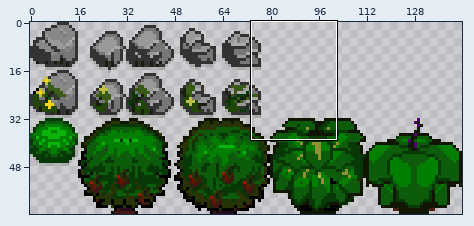
Pixel-art file, stored at img/terrain2.ase. The picture above shows the old version from afar; the outline marks the close-up.
Close-up. First the earlier version:
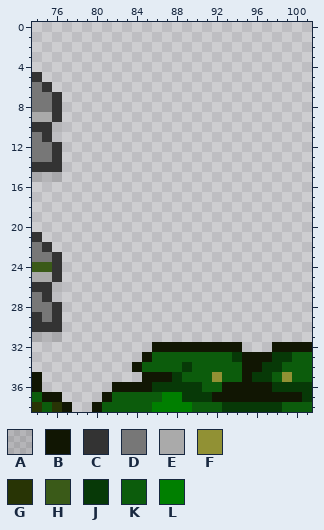
144x64 pixels, 1 frame. Colours within 5 levels of each other are drawn and written as one. Shown: x 74..101, y 0..38.
Visible layers, top first: "Layer Copy", "Layer" opacity 12%.
Palette (. is transparent): A #0000001e  B #111603  C #333333  D #777777  E #aaaaaa  F #919134  G #283405  H #3a5a18  J #073907  K #0c5c0c  L #007f00
Pixels before, first column x 74:
 5 C...........................
 6 DC..........................
 7 DDC.........................
 8 DDC.........................
 9 EEC.........................
10 CCA.........................
11 DC..........................
12 DDC.........................
13 DDC.........................
14 CCC.........................
15 AAA.........................
16 ............................
17 ............................
18 ............................
19 ............................
20 ............................
21 C...........................
22 DC..........................
23 DDC.........................
24 HHC.........................
25 EEC.........................
26 CCA.........................
27 DC..........................
28 DDC.........................
29 CDC.........................
30 CCC.........................
31 AAA.........................
32 ............BBBBBBBBB...BBBB
33 ...........BKKKKKKKKJBBBJJKK
34 ..........BKKKKJKKKKKBBJJKKK
35 B..........BBBJKKKFKKBJJKFKK
36 B.......BBBBJJJJJKKBBBBBJJJJ
37 KBB....BKKKKKLLJJJBBBBBBBBBJ
38 GKGB..BKKKKKLLLLKKKJJJJJJKKK
Once edited:
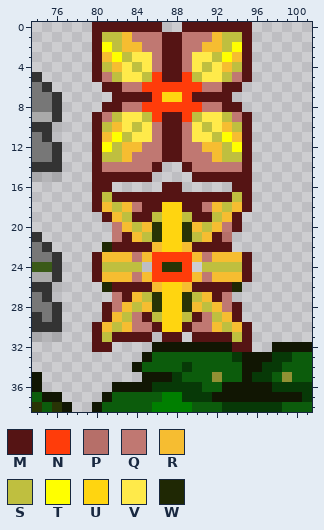
Colours new in this view: M #551414  N #ff3c0a  P #b66f69  Q #c07872  R #f6bd31  S #bfbf3f  T #ffff00  U #ffd510  V #ffea4a  W #1f2804
Changes in this commit:
Changed rows in their new state; - is an unchanged pixel.
Layer "Layer Copy":
first column x 80:
 0 MMMMMMM--MMMMMMM
 1 MSSRQQQMMQQQRSSM
 2 MTSRRQQMMQQRRSTM
 3 MRTSVVQMMQVVSTRM
 4 MSRVSVQMMQVSVRSM
 5 MQSVVSNMMNSVVSQM
 6 -MMQQNNNNNNQQMM-
 7 --MMMMNUUNMMMM--
 8 -MMQQNNNNNNQQMM-
 9 MQSVVSNMMNSVVSQM
10 MSRVSVQMMQVSVRSM
11 MRTSVVQMMQVVSTRM
12 MTSRRQQMMQQRRSTM
13 MSSRQQQMMQQQRSSM
14 MQQQQQM--MQQQQQM
15 MMMMMM----MMMMMM
16 MM-----MM-----MM
17 MSMMMMMMMMMMMMSM
18 MRSRQMMUUMMQRSRM
19 -MRSMMSUUSMMSRM-
20 --QRSRGUUGRSRQM-
21 --QMRSGUUGSRMP--
22 -WMMMMRUURMMMM--
23 MRRRQRNNNNRQRRRM
24 MSSSS-NGGN-SSSSM
25 MRRRQRNNNNRQRRRM
26 -WMMMMRUURMMMMW-
27 --QMRSGUUGSRMQ--
28 -MQRSRGUUGRSRQM-
29 -MRSQMSUUSMQSRM-
30 MRSRQQMUUMQQRSRM
31 MSMMMM-MM-MMMMSM
32 MM------------MM
Pixel boxes of the changes (left, top, right, bottom) in both close-ups:
changed: (92, 22, 252, 352)
